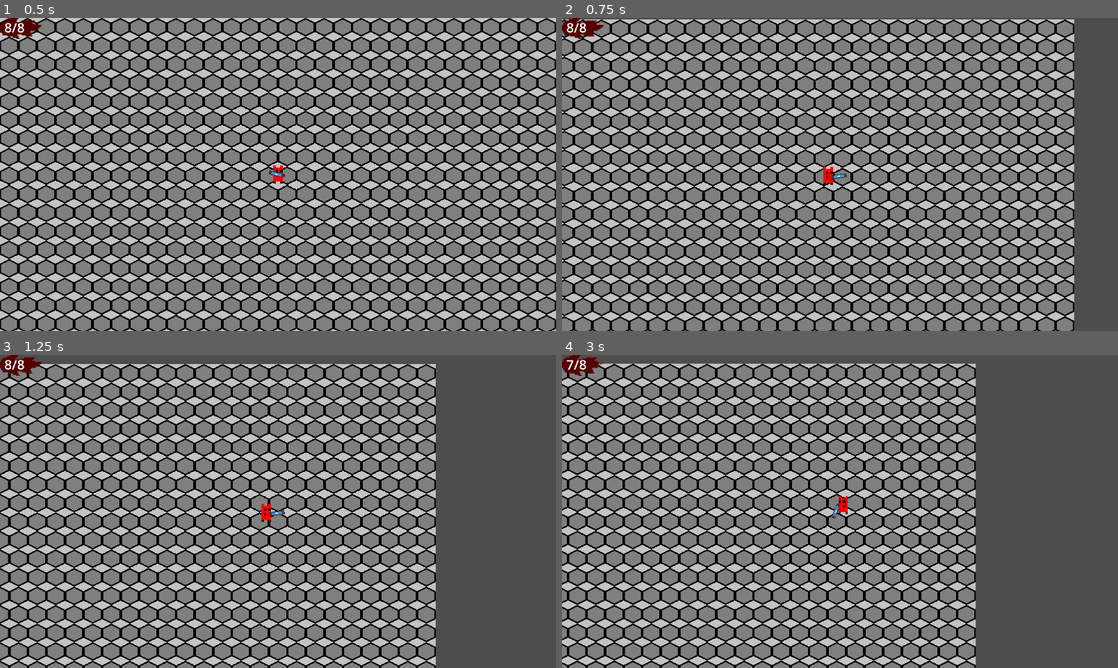
Above: before the commit, frames 1-4 (two rows, left to right).
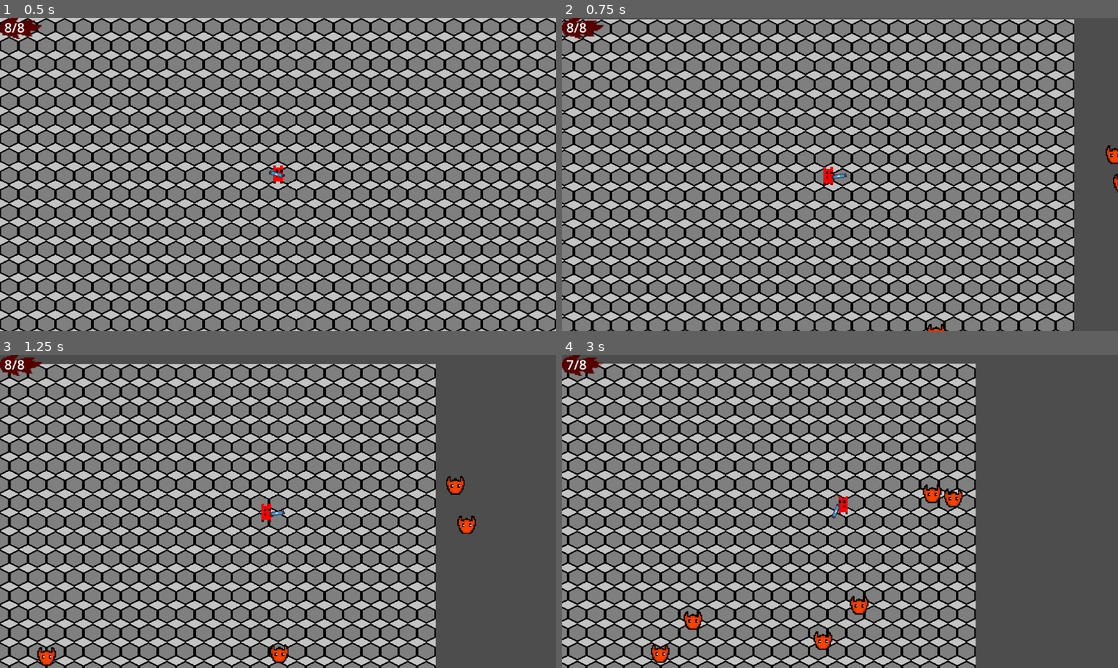
Above: after the commit, the same moments.

Repository: DecotDev/project-movement
Game: Godot game, scene res://Scences/hell_main.tscn
Same seed, same stepped clock (60 frames per second), same inputs: the game is played once before the commit and once after it. This scene is started directly instead of the project's main scene. The engine's default icon, where the game draws it, is replaced by a stand-in: a white triangle on a blue panel in a dark square.
Inputs (mouse positions are in pixels of both pictures, inside the frame that each line leads up to):
- Up to frame 1 (0.5 s): no input
- Up to frame 2 (0.75 s): tap Enter at 0.5 s; move the mouse to (962, 158) at 0.52 s; hold D (Right) from 0.53 s (still down); tap Shift (Shift) at 0.6 s
- Up to frame 3 (1.25 s): keep holding D (Right); tap W (Up) at 0.77 s
- Up to frame 4 (3 s): move the mouse to (728, 527) at 1.27 s; click (728, 527) at 1.35 s; tap W (Up) at 1.52 s; move the mouse to (895, 442) at 2.02 s; release D (Right) at 2.03 s; hold A (Left) 2.03-2.78 s; tap T (Test) at 2.1 s; move the mouse to (812, 574) at 2.77 s; hold D (Right) from 2.78 s (still down); tap Shift (Shift) at 2.85 s

Frame 1 is identical in both runs. In frame 2, 0.2% of the frame differs, in the area x 65-100%, y 40-100%; in frame 3, 0.6%; in frame 4, 0.9%, in the area x 16-73%, y 41-99%.

Commit message:
Enemy update
What's new?
- New enemy that moves toward de player

TO DO
- Kill enemy
- Be damaged by the enemy

Diff:
--- /dev/null
+++ b/Scences/enemy.tscn
@@ -0,0 +1,85 @@
+[gd_scene load_steps=8 format=3 uid="uid://qllip7vlobs6"]
+
+[ext_resource type="Texture2D" uid="uid://pham1re3iyvv" path="res://Assets/Hell/enemy.png" id="1_606mj"]
+[ext_resource type="Script" path="res://Scripts/enemy.gd" id="1_ckjr3"]
+
+[sub_resource type="Animation" id="Animation_8crib"]
+resource_name = "Idle"
+tracks/0/type = "value"
+tracks/0/imported = false
+tracks/0/enabled = true
+tracks/0/path = NodePath(".:frame")
+tracks/0/interp = 1
+tracks/0/loop_wrap = true
+tracks/0/keys = {
+"times": PackedFloat32Array(0),
+"transitions": PackedFloat32Array(1),
+"update": 1,
+"values": [0]
+}
+
+[sub_resource type="Animation" id="Animation_tiis3"]
+length = 0.001
+tracks/0/type = "value"
+tracks/0/imported = false
+tracks/0/enabled = true
+tracks/0/path = NodePath(".:frame")
+tracks/0/interp = 1
+tracks/0/loop_wrap = true
+tracks/0/keys = {
+"times": PackedFloat32Array(0),
+"transitions": PackedFloat32Array(1),
+"update": 1,
+"values": [0]
+}
+
+[sub_resource type="Animation" id="Animation_57apd"]
+resource_name = "Hurt"
+tracks/0/type = "value"
+tracks/0/imported = false
+tracks/0/enabled = true
+tracks/0/path = NodePath(".:frame")
+tracks/0/interp = 1
+tracks/0/loop_wrap = true
+tracks/0/keys = {
+"times": PackedFloat32Array(0),
+"transitions": PackedFloat32Array(1),
+"update": 1,
+"values": [1]
+}
+
+[sub_resource type="AnimationLibrary" id="AnimationLibrary_735dd"]
+_data = {
+"Hurt": SubResource("Animation_57apd"),
+"Idle": SubResource("Animation_8crib"),
+"RESET": SubResource("Animation_tiis3")
+}
+
+[sub_resource type="RectangleShape2D" id="RectangleShape2D_y8vcw"]
+size = Vector2(14, 12)
+
+[node name="Enemy" type="CharacterBody2D"]
+scale = Vector2(4, 4)
+collision_layer = 2
+collision_mask = 2
+script = ExtResource("1_ckjr3")
+
+[node name="AnimationPlayer" type="AnimationPlayer" parent="."]
+root_node = NodePath("../Sprite2D")
+libraries = {
+"": SubResource("AnimationLibrary_735dd")
+}
+
+[node name="Sprite2D" type="Sprite2D" parent="."]
+texture = ExtResource("1_606mj")
+hframes = 8
+vframes = 8
+
+[node name="Area2D" type="Area2D" parent="."]
+
+[node name="CollisionPolygon2D" type="CollisionPolygon2D" parent="Area2D"]
+polygon = PackedVector2Array(0, -6, 4, -4, 4, -8, 6, -8, 8, -5, 8, 1, 4, 8, -4, 8, -8, 1, -8, -5, -6, -8, -4, -8, -4, -4)
+
+[node name="CollisionShape2D" type="CollisionShape2D" parent="."]
+position = Vector2(0, 1)
+shape = SubResource("RectangleShape2D_y8vcw")
--- a/Scences/hell_main.tscn
+++ b/Scences/hell_main.tscn
@@ -1,8 +1,9 @@
-[gd_scene load_steps=4 format=3 uid="uid://coibfkpqkmlbp"]
+[gd_scene load_steps=5 format=3 uid="uid://coibfkpqkmlbp"]
 
 [ext_resource type="Texture2D" uid="uid://cwyskgv43joaf" path="res://Assets/Hell/hex.png" id="1_fetqg"]
 [ext_resource type="PackedScene" uid="uid://cfmbl6ed0fskd" path="res://Scences/demon.tscn" id="1_v8cfb"]
 [ext_resource type="PackedScene" uid="uid://dbi28s0peaois" path="res://Scences/hell_gui.tscn" id="3_v8ioc"]
+[ext_resource type="PackedScene" uid="uid://qllip7vlobs6" path="res://Scences/enemy.tscn" id="4_372xq"]
 
 [node name="HellMain" type="Node2D"]
 
@@ -16,3 +17,65 @@
 [node name="Demon" parent="." instance=ExtResource("1_v8cfb")]
 
 [node name="HellGUI" parent="." instance=ExtResource("3_v8ioc")]
+
+[node name="Enemies" type="Node" parent="."]
+
+[node name="Enemy" parent="Enemies" instance=ExtResource("4_372xq")]
+position = Vector2(1226, -390)
+
+[node name="Enemy2" parent="Enemies" instance=ExtResource("4_372xq")]
+position = Vector2(1145, -888)
+
+[node name="Enemy3" parent="Enemies" instance=ExtResource("4_372xq")]
+position = Vector2(-487, 834)
+
+[node name="Enemy4" parent="Enemies" instance=ExtResource("4_372xq")]
+position = Vector2(-1665, 79)
+
+[node name="Enemy5" parent="Enemies" instance=ExtResource("4_372xq")]
+position = Vector2(-21, -512)
+
+[node name="Enemy6" parent="Enemies" instance=ExtResource("4_372xq")]
+position = Vector2(-1155, -418)
+
+[node name="Enemy7" parent="Enemies" instance=ExtResource("4_372xq")]
+position = Vector2(-406, -690)
+
+[node name="Enemy8" parent="Enemies" instance=ExtResource("4_372xq")]
+position = Vector2(562, -704)
+
+[node name="Enemy9" parent="Enemies" instance=ExtResource("4_372xq")]
+position = Vector2(547, 798)
+
+[node name="Enemy10" parent="Enemies" instance=ExtResource("4_372xq")]
+position = Vector2(1317, 111)
+
+[node name="Enemy11" parent="Enemies" instance=ExtResource("4_372xq")]
+position = Vector2(1226, -390)
+
+[node name="Enemy12" parent="Enemies" instance=ExtResource("4_372xq")]
+position = Vector2(1145, -888)
+
+[node name="Enemy13" parent="Enemies" instance=ExtResource("4_372xq")]
+position = Vector2(-487, 834)
+
+[node name="Enemy14" parent="Enemies" instance=ExtResource("4_372xq")]
+position = Vector2(-1665, 79)
+
+[node name="Enemy15" parent="Enemies" instance=ExtResource("4_372xq")]
+position = Vector2(-21, -512)
+
+[node name="Enemy16" parent="Enemies" instance=ExtResource("4_372xq")]
+position = Vector2(-1155, -418)
+
+[node name="Enemy17" parent="Enemies" instance=ExtResource("4_372xq")]
+position = Vector2(-406, -690)
+
+[node name="Enemy18" parent="Enemies" instance=ExtResource("4_372xq")]
+position = Vector2(562, -704)
+
+[node name="Enemy19" parent="Enemies" instance=ExtResource("4_372xq")]
+position = Vector2(547, 798)
+
+[node name="Enemy20" parent="Enemies" instance=ExtResource("4_372xq")]
+position = Vector2(1317, 111)
--- /dev/null
+++ b/Scripts/enemy.gd
@@ -0,0 +1,27 @@
+extends CharacterBody2D
+
+@onready
+var demon: CharacterBody2D
+
+var direction: Vector2
+var rng: = RandomNumberGenerator.new()
+var dir_countdown: int = 0
+
+#func _ready() -> void:
+	#demon = get_node("/root/HellMain/Demon")
+func _ready() -> void:
+	demon = get_tree().get_root().find_child("Demon", true, false)
+
+func _process(delta: float) -> void:
+	#direction = global_position.direction_to(demon.global_position)
+	if dir_countdown <= 0:
+		direction = global_position.direction_to(demon.global_position)
+		changeDirection()
+		dir_countdown = rng.randf_range(20,60)
+	dir_countdown -= 1
+	velocity = direction * 180.0
+	move_and_slide()
+
+func changeDirection() -> void:
+	direction.x += rng.randf_range(-0.6,0.6)
+	direction.y += rng.randf_range(-0.6,0.6)
Binary file added: Assets/Hell/enemy.png
Not shown, added: Assets/Hell/enemy.png.import
